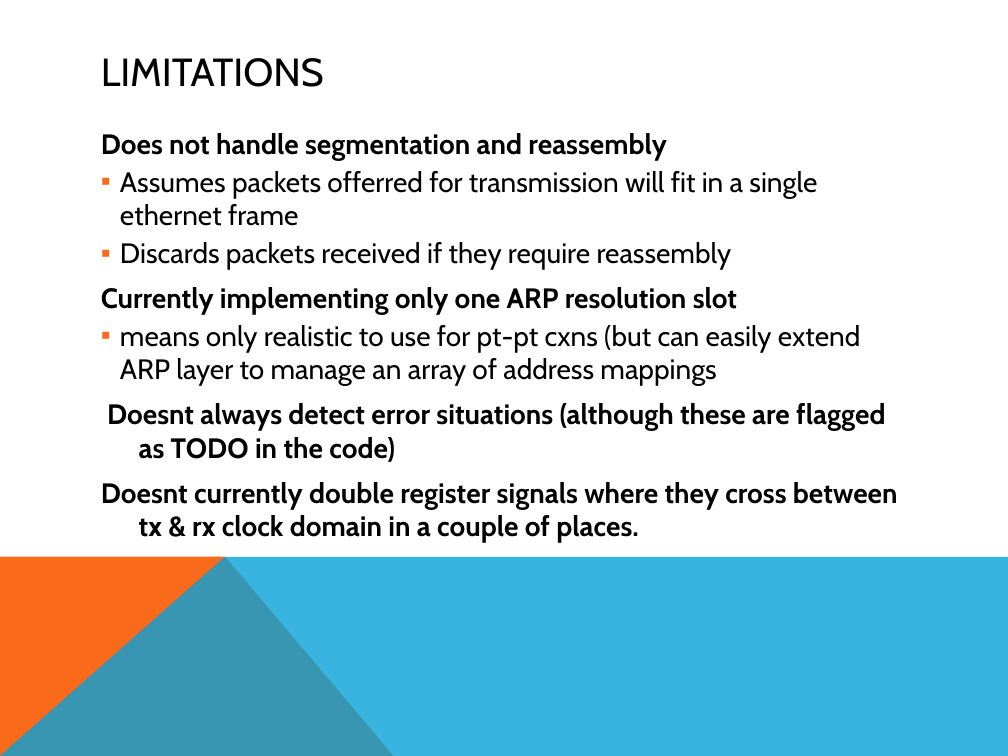
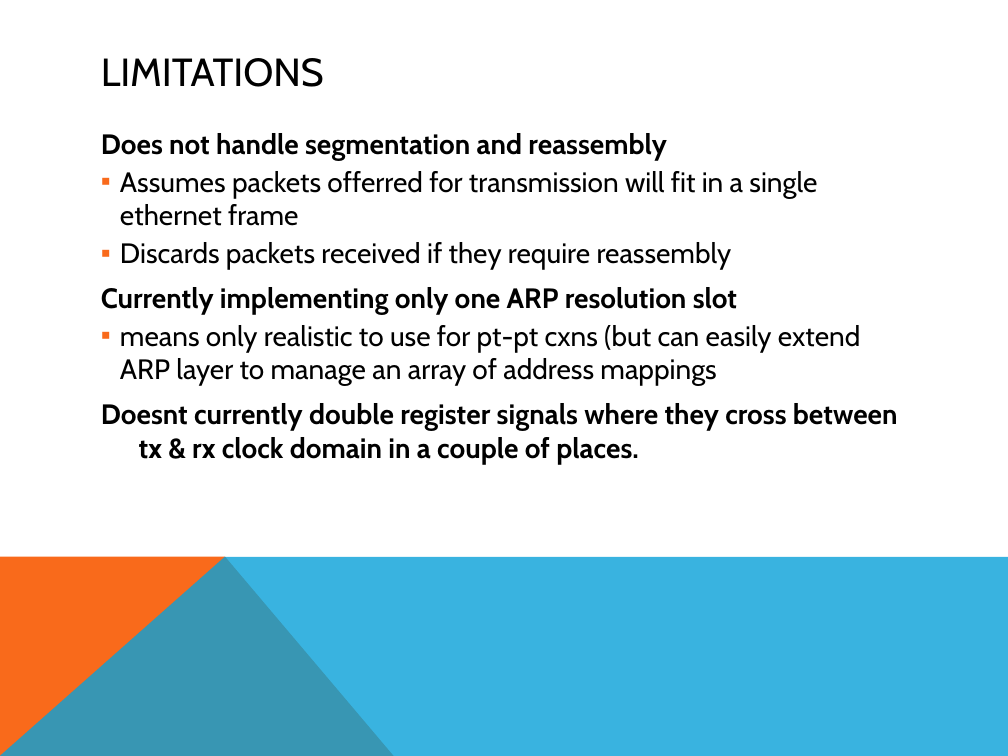
Before and after one commit to freecores/udp_ip_stack, a slide deck: slide 4 of doc/src/UDP_IP_Stack.pptx. Drawn at 1008x756 pixels with LibreOffice and Linux fonts; fonts in the diff are those of the drawing. Boxes give left, top, right and bottom in pixels: in the first picture for what was removed or moved away, otherwise in the second. Text is boxed around its words. In the diff, an @@ line names an element or a change of style, - is before the commit and + after.

```diff
--- a/doc/src/UDP_IP_Stack.pptx
+++ b/doc/src/UDP_IP_Stack.pptx
@@ text at (x1=107, y1=403, x2=885, y2=462): paragraph removed @@
-Doesnt always detect error situations (although these are flagged as TODO in the code)
```
Also in this commit, not shown: 7 other slides changed, 17 other files.
